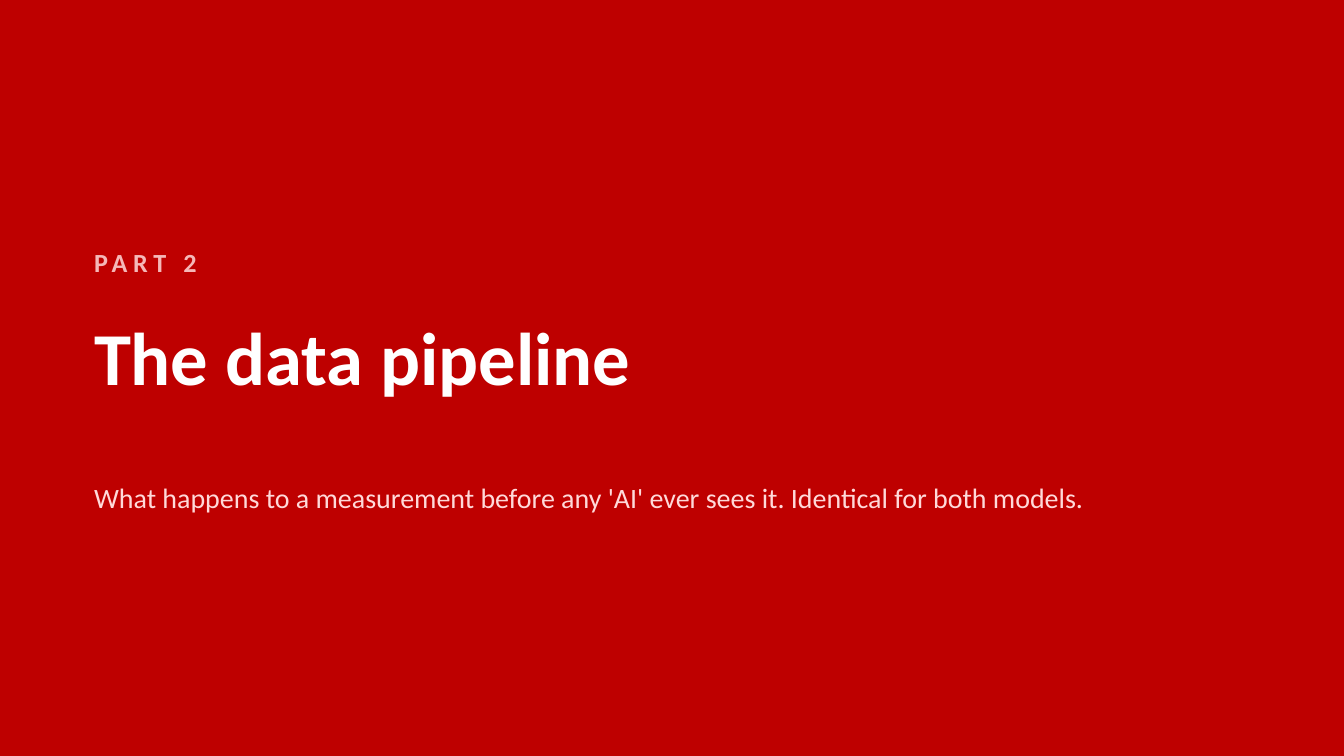
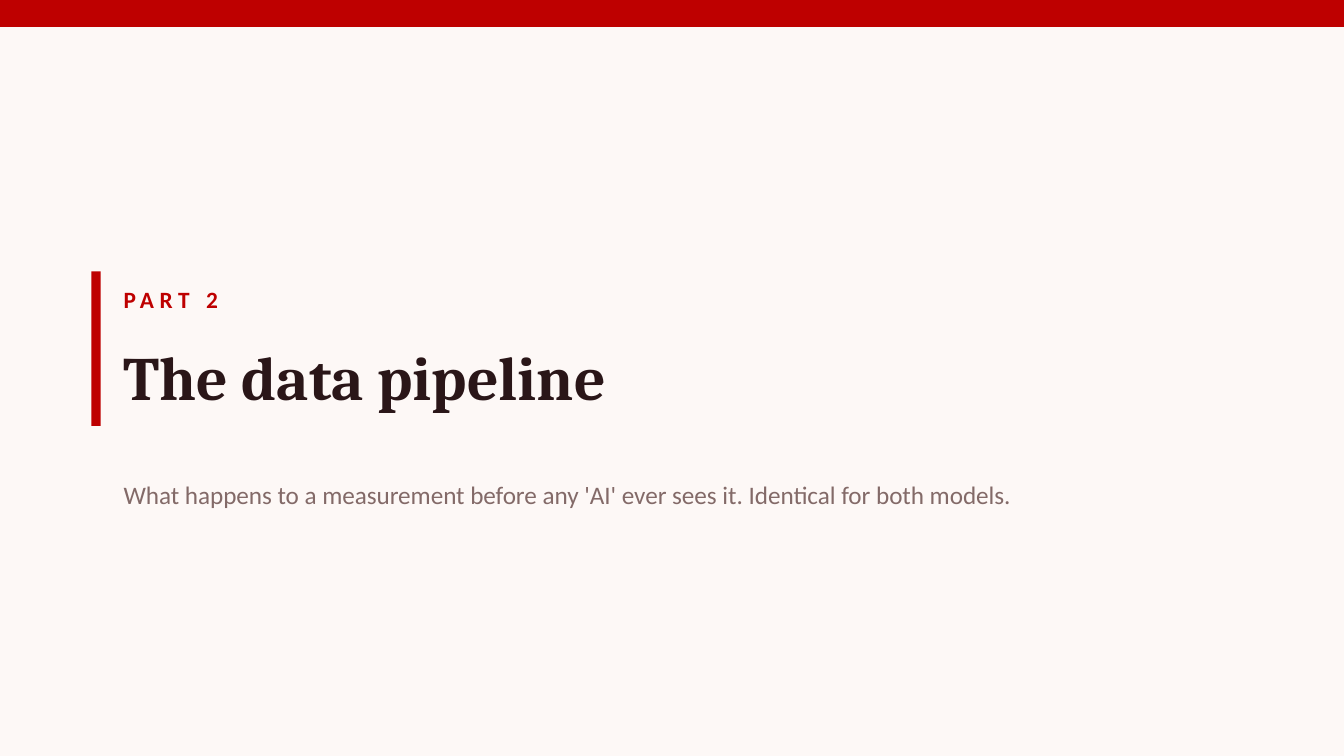
Before and after one commit to pmart1534/microwave-phantom-localization-cnn-mlp, a slide deck: slide 10 of presentation/CNN_vs_MLP_Comparison_v2_noMeanSub.pptx. Drawn at 1344x756 pixels with LibreOffice and Linux fonts; fonts in the diff are those of the drawing. Boxes give left, top, right and bottom in pixels: in the first picture for what was removed or moved away, otherwise in the second. Text is boxed around its words. In the diff, an @@ line names an element or a change of style, - is before the commit and + after.

```diff
--- a/presentation/CNN_vs_MLP_Comparison_v2_noMeanSub.pptx
+++ b/presentation/CNN_vs_MLP_Comparison_v2_noMeanSub.pptx
@@ background #BE0000 to #FDF8F6 @@
@@ rectangle added at (x1=0, y1=0, x2=1344, y2=27), fill #BE0000 @@
@@ rectangle added at (x1=91, y1=271, x2=101, y2=426), fill #BE0000 @@
@@ text "PART 2" moved from (x1=183, y1=255, x2=196, y2=272) to (x1=206, y1=292, x2=218, y2=308) @@
@@ text "PART 2" at (x1=206, y1=292, x2=218, y2=308): size 14 to 12.5 pt, text colour #F5B8B8 to #BE0000 @@
@@ text "The data pipeline" moved from (x1=94, y1=332, x2=630, y2=397) to (x1=124, y1=357, x2=606, y2=413) @@
@@ text "The data pipeline" at (x1=124, y1=357, x2=606, y2=413): size 40 to 33 pt, font Calibri to Cambria, text colour #FFFFFF to #2A1618 @@
@@ text "What happens to a measurement ..." moved from (x1=94, y1=488, x2=1083, y2=513) to (x1=124, y1=486, x2=1011, y2=508) @@
@@ text "What happens to a measurement ..." at (x1=124, y1=486, x2=1011, y2=508): size 15 to 13.5 pt, text colour #FFD9D9 to #836A68 @@
```
Also in this commit, not shown: 31 other slides changed, 41 other files.
